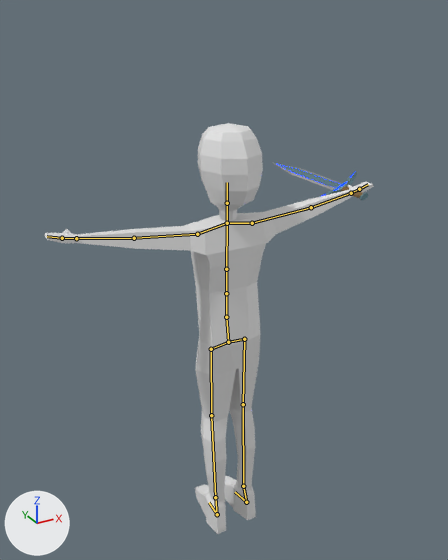
The glTF model assets/models/model.glb: old version first, new version second.
The view is the same before and after, from a camera (50 mm lens) standing at (-2.79, -5.01, 3.2) and looking at (0.12, 0.27, 0.56). Lighting does not change. The marker at lower left points along +X, +Y and +Z. The picture after the commit comes second. The bones that bend it are drawn over the model as lines.

The first picture shows '立方体', '立方体.001'.
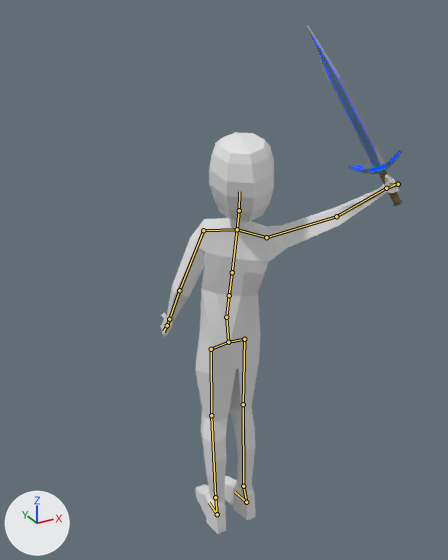
The newer file adds an action. The first version stands in its rest pose; the second is drawn at frame 0 of the action 'attack-ready'.

Pixel boxes (x1, y1, x2, y2) of what changed, in the pictures (448 x 560 px):
'立方体', posed (28% narrower): before (44, 123, 374, 534); after (161, 132, 399, 534)
'立方体.001', posed (355% taller): before (272, 162, 368, 201); after (307, 25, 403, 206)
bone '骨骼.001', root to tip: before (226, 317) to (226, 293); after (226, 317) to (229, 295)
bone '骨骼.011', root to tip: before (227, 203) to (227, 182); after (239, 210) to (239, 191)
bone '骨骼.006', root to tip: before (197, 234) to (134, 238); after (203, 230) to (179, 290)
bone '骨骼.007', root to tip: before (134, 238) to (76, 238); after (179, 290) to (169, 319)
bone '骨骼.009', root to tip: before (252, 223) to (311, 207); after (266, 237) to (336, 216)
bone '骨骼.010', root to tip: before (311, 207) to (351, 193); after (336, 216) to (386, 188)
bone '骨骼.023', root to tip: before (351, 193) to (359, 189); after (386, 188) to (398, 184)
bone '骨骼.025', root to tip: before (359, 189) to (368, 184); after (398, 184) to (389, 185)

What changed in the scene script:
```text
Change bone_骨骼_001:
    where bone_骨骼_001 = bpy.data.objects['骨架'].pose.bones['骨骼.001']  # child of '骨骼'
    bone_骨骼_001.rotation_quaternion: (1.0, 0.0, 0.0, 0.0) -> (0.954, 0.079, -0.289, -0.031)  # degrees (0, 0, 0) -> degrees (12, -33, -7)
Change bone_骨骼_011:
    where bone_骨骼_011 = bpy.data.objects['骨架'].pose.bones['骨骼.011']  # child of '骨骼.004'
    bone_骨骼_011.rotation_quaternion: (1.0, 0.0, 0.0, 0.0) -> (0.977, 0.067, 0.196, 0.055)  # degrees (0, 0, 0) -> degrees (9, 22, 8)
Change bone_骨骼_006:
    where bone_骨骼_006 = bpy.data.objects['骨架'].pose.bones['骨骼.006']  # child of '骨骼.005'
    bone_骨骼_006.rotation_quaternion: (1.0, 0.0, 0.0, 0.0) -> (0.751, 0.215, -0.103, 0.615)  # degrees (0, 0, 0) -> degrees (13, -25, 76)
Change bone_骨骼_007:
    where bone_骨骼_007 = bpy.data.objects['骨架'].pose.bones['骨骼.007']  # child of '骨骼.006'
    bone_骨骼_007.rotation_quaternion: (1.0, 0.0, 0.0, 0.0) -> (0.964, -0.199, -0.036, 0.173)  # degrees (0, 0, 0) -> degrees (-23, 0, 20)
Change bone_骨骼_009:
    where bone_骨骼_009 = bpy.data.objects['骨架'].pose.bones['骨骼.009']  # child of '骨骼.008'
    bone_骨骼_009.rotation_quaternion: (1.0, 0.0, 0.0, 0.0) -> (0.975, 0.032, -0.097, 0.196)  # degrees (0, 0, 0) -> degrees (1, -12, 23)
Change bone_骨骼_010:
    where bone_骨骼_010 = bpy.data.objects['骨架'].pose.bones['骨骼.010']  # child of '骨骼.009'
    bone_骨骼_010.rotation_quaternion: (1.0, 0.0, 0.0, 0.0) -> (0.787, -0.147, 0.596, -0.056)  # degrees (0, 0, 0) -> degrees (-51, 67, -43)
Change bone_骨骼_023:
    where bone_骨骼_023 = bpy.data.objects['骨架'].pose.bones['骨骼.023']  # child of '骨骼.010'
    bone_骨骼_023.rotation_quaternion: (1.0, 0.0, 0.0, 0.0) -> (0.921, 0.062, 0.158, 0.35)  # degrees (0, 0, 0) -> degrees (13, 14, 43)
Change bone_骨骼_025:
    where bone_骨骼_025 = bpy.data.objects['骨架'].pose.bones['骨骼.025']  # child of '骨骼.023'
    bone_骨骼_025.rotation_quaternion: (1.0, 0.0, 0.0, 0.0) -> (0.171, 0.001, -0.005, -0.985)  # degrees (0, 0, 0) -> degrees (1, 0, -160)
```
